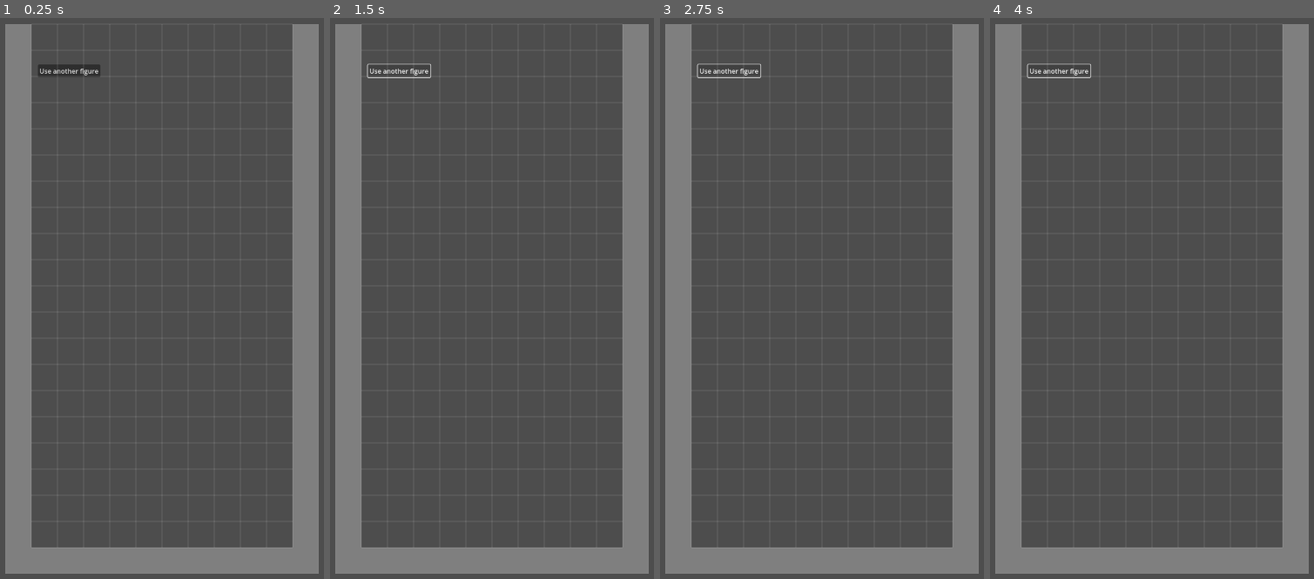
Above: before the commit, frames 1-4 (left to right).
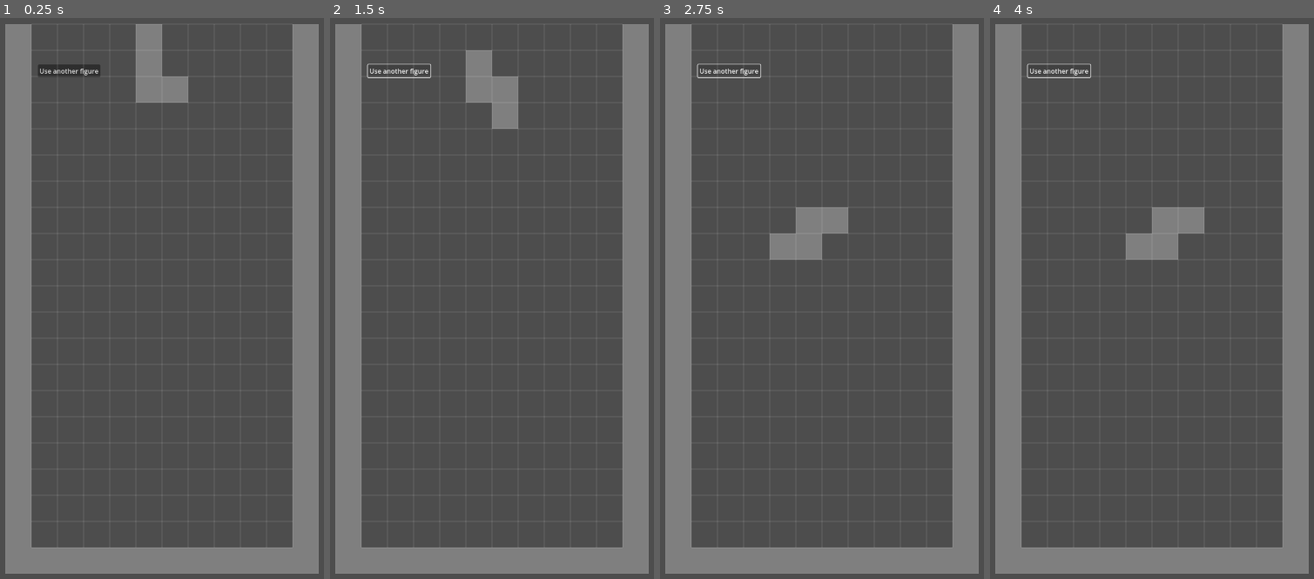
Above: after the commit, the same moments.

Repository: lacedon/mana-tetris
Game: Godot game, scene res://src/components/field/field.tscn
Two runs of this game, one before a commit and one after it. Both use one fixed random seed, a clock stepped at 60 frames per second and the inputs below.
Inputs:
- Up to frame 1 (0.25 s): no input
- Up to frame 2 (1.5 s): click "Use another figure" at 0.5 s; tap Enter at 1.25 s; hold Right (move-right) from 1.28 s (still down); hold S (drop) from 1.28 s (still down)
- Up to frame 3 (2.75 s): release Right (move-right) at 2.03 s; release S (drop) at 2.03 s; hold Left (move-left) from 2.03 s (still down); tap Up (rotate) at 2.1 s
- Up to frame 4 (4 s): tap Space at 2.75 s; release Left (move-left) at 2.78 s; hold S (drop) 2.78-3.53 s; hold Right (move-right) from 2.78 s (still down); tap Up (rotate) at 3.6 s

The runs differ from the first frame. In frame 1, 1.5% of the frame differs, in the area x 41-59%, y 1-16%; in frame 2, 1.5%; in frame 3, 1.5%; in frame 4, 1.5%.

Commit message:
Fix setting figure down with mixing cell types up

Diff:
--- a/src/components/cell/cell.tscn
+++ b/src/components/cell/cell.tscn
@@ -6,7 +6,6 @@
 script = ExtResource("1_0kby0")
 
 [node name="Polygon2D" type="Polygon2D" parent="."]
-visible = false
 polygon = PackedVector2Array(0, 0, 32, 0, 32, 32, 0, 32)
 
 [node name="Area2D" type="Area2D" parent="."]
--- a/src/components/field/cell_manager/cell_manager.gd
+++ b/src/components/field/cell_manager/cell_manager.gd
@@ -1,5 +1,6 @@
 extends Node
 
+const CELL_TYPES = preload("res://src/types/cell_types.gd").cellTypes
 const FigureNode = preload("res://src/components/figure/figure.gd")
 const CellScene = preload("res://src/components/cell/cell.tscn")
 const CellNode = preload("res://src/components/cell/cell.gd")
@@ -14,16 +15,18 @@
 func _exit_tree() -> void:
     figureNode.disconnect(figureNode.figure_set.get_name(), _set_figure_cells)
 
-func _set_figure_cells(_figure: GameFigure) -> void:
+func _set_figure_cells(figure: GameFigure) -> void:
     var figurePosition: Vector2 = figureNode.position
-    for cell in figureNode.get_cells():
-        if !cell || cell.cellType == GameCell.CELL_TYPES.EMPTY:
+    for cellIndex in range(figure.cells.size()):
+        var cell: GameCell = figure.cells[cellIndex]
+
+        if !cell || cell.cellType == CELL_TYPES.EMPTY:
             continue
 
         var cellInstance: CellNode = CellScene.instantiate()
         cellInstance.name = "Cell"
         cellInstance.set_cell_type(cell.cellType)
-        cellInstance.position = figurePosition + cell.get_position()
+        cellInstance.position = figurePosition + figureNode.cells[cellIndex].position
         add_child(cellInstance)
 
     emit_signal(cells_updated.get_name())
--- a/src/components/figure/figure.gd
+++ b/src/components/figure/figure.gd
@@ -100,6 +100,3 @@
     rotationMode = (rotationMode + 1) % 4
     _set_up_figure_cells(figure.get_area())
     pass
-
-func get_cells() -> Array[CellNode]:
-    return cells
